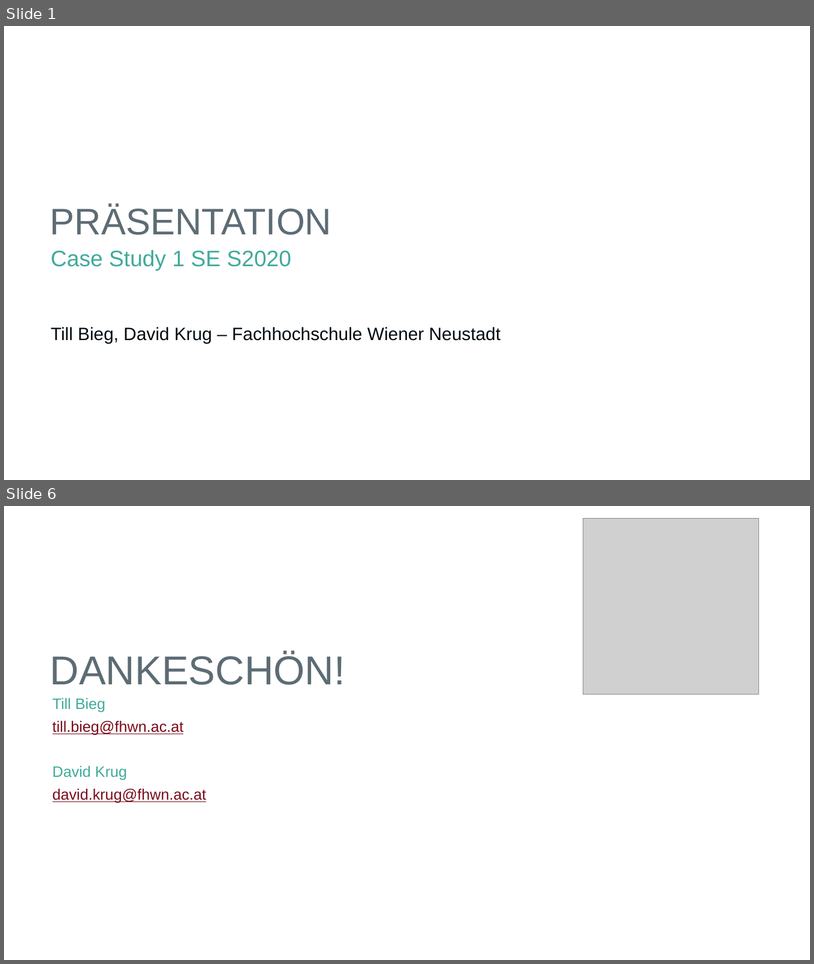
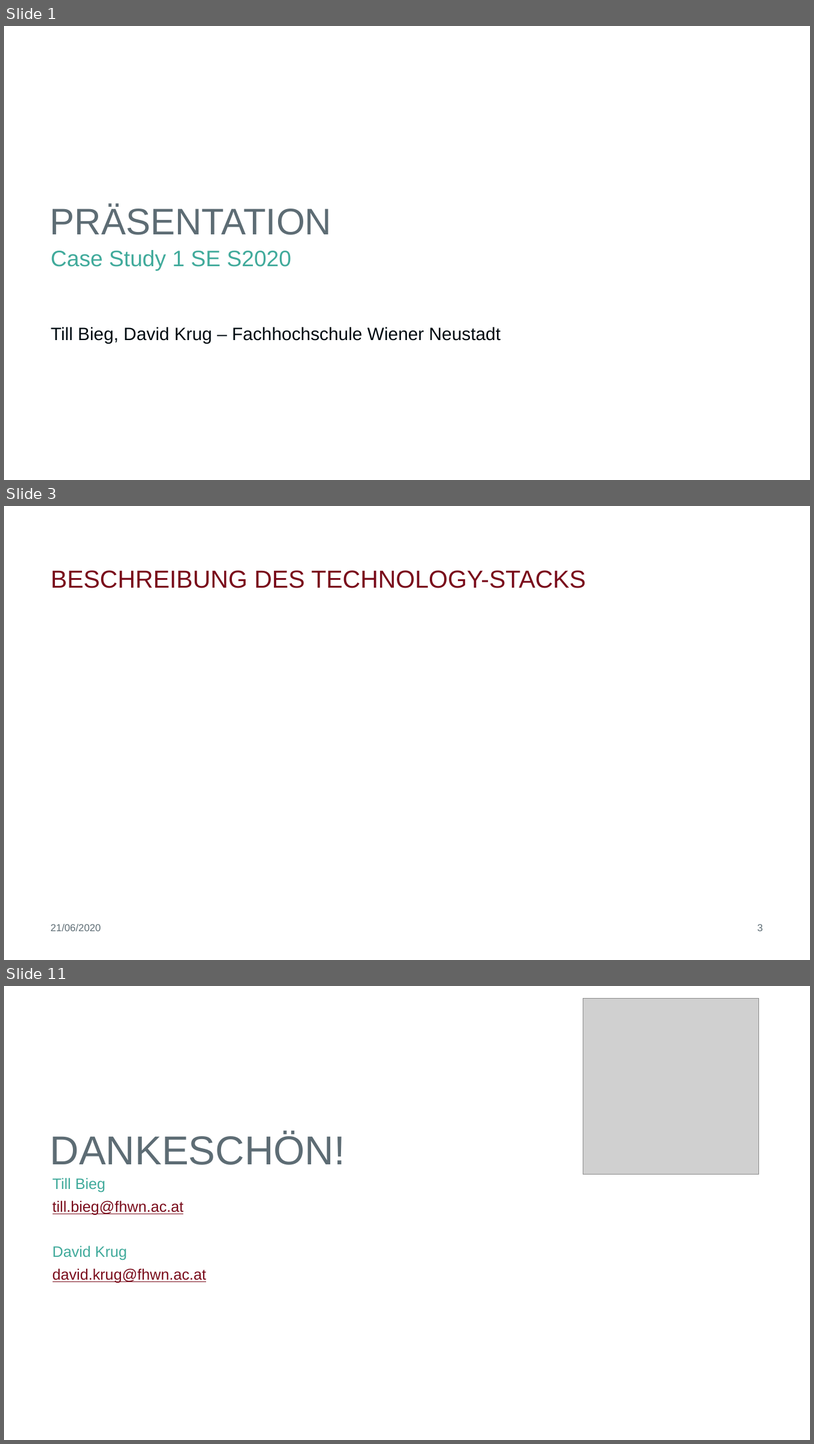
Before and after one commit to biegt/auditing_case_study, a slide deck: 04_output/Präsentation_Case_Study_1_Bieg_Krug.pptx. Shown one above the other, each under a label of ours: slides 1 and 6 before the commit, slides 1, 3 and 11 after it; the slides between them are not shown. The pictures are 814x964 and 814x1444 pixels, drawn with LibreOffice and Linux fonts; fonts in the diff are those of the drawing; grey boxes stand for pictures; background and template pictures are left out. Boxes give left, top, right and bottom in pixels: in the first picture for what was removed or moved away, otherwise in the second. Text is boxed around its words. In the diff, an @@ line names an element or a change of style, - is before the commit and + after.

```diff
--- a/04_output/Präsentation_Case_Study_1_Bieg_Krug.pptx
+++ b/04_output/Präsentation_Case_Study_1_Bieg_Krug.pptx
@@ slide 3 added at (4, 506, 810, 960), background #FFFFFF @@
@@ title added at (51, 570, 586, 588), 29.3 pt, text #790B1A @@
+BESCHREIBUNG DES TECHNOLOGY-STACKS
@@ text added at (51, 924, 101, 931), 12 pt, text #5D6C74 @@
+21/06/2020
@@ page number added at (758, 924, 763, 931), 12 pt, text #5D6C74 @@
+3
@@ what was slide 6 is now slide 11 @@
```
Also in this commit, not shown: 1 slide changed, 7 other slides added, 3 slides removed.
